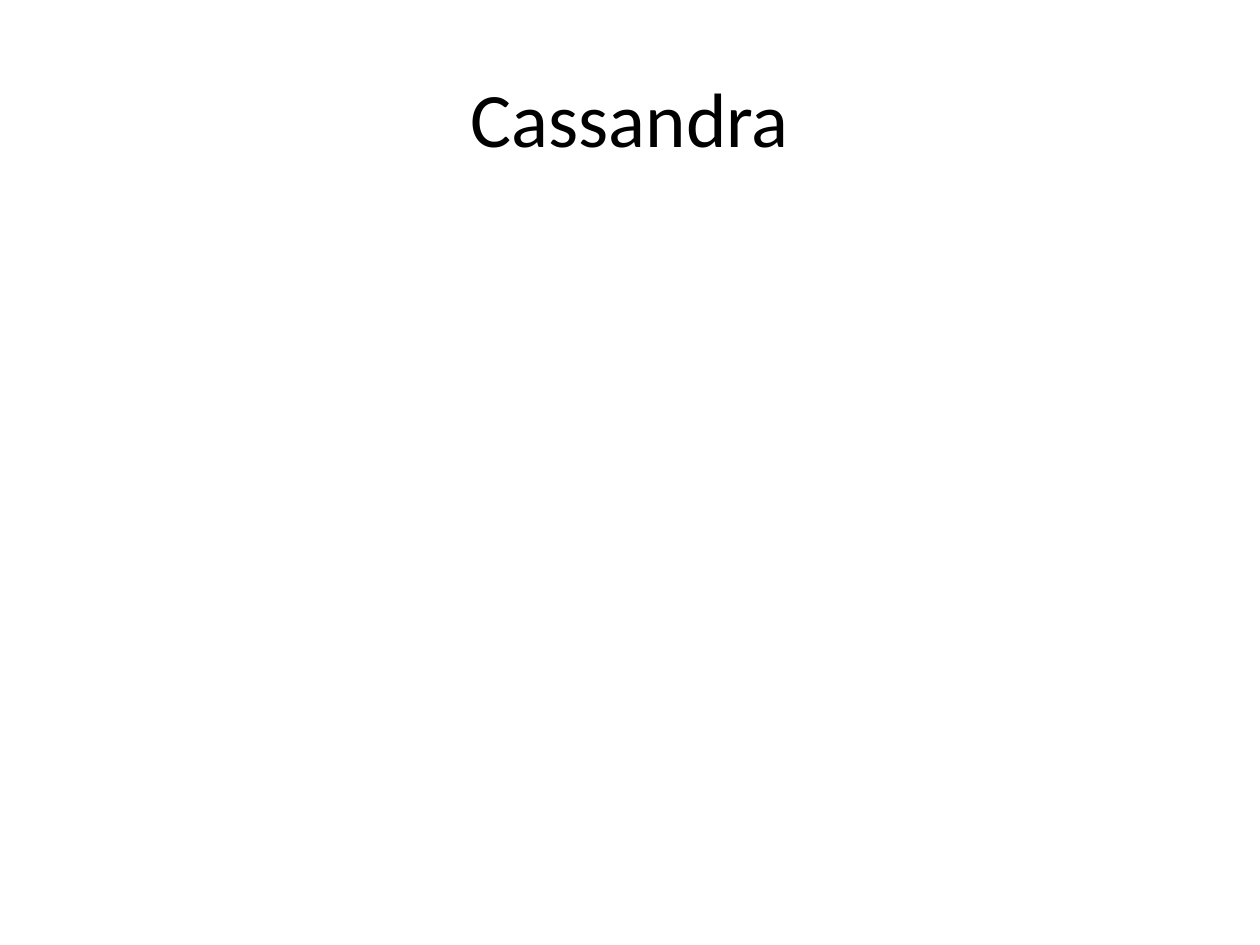
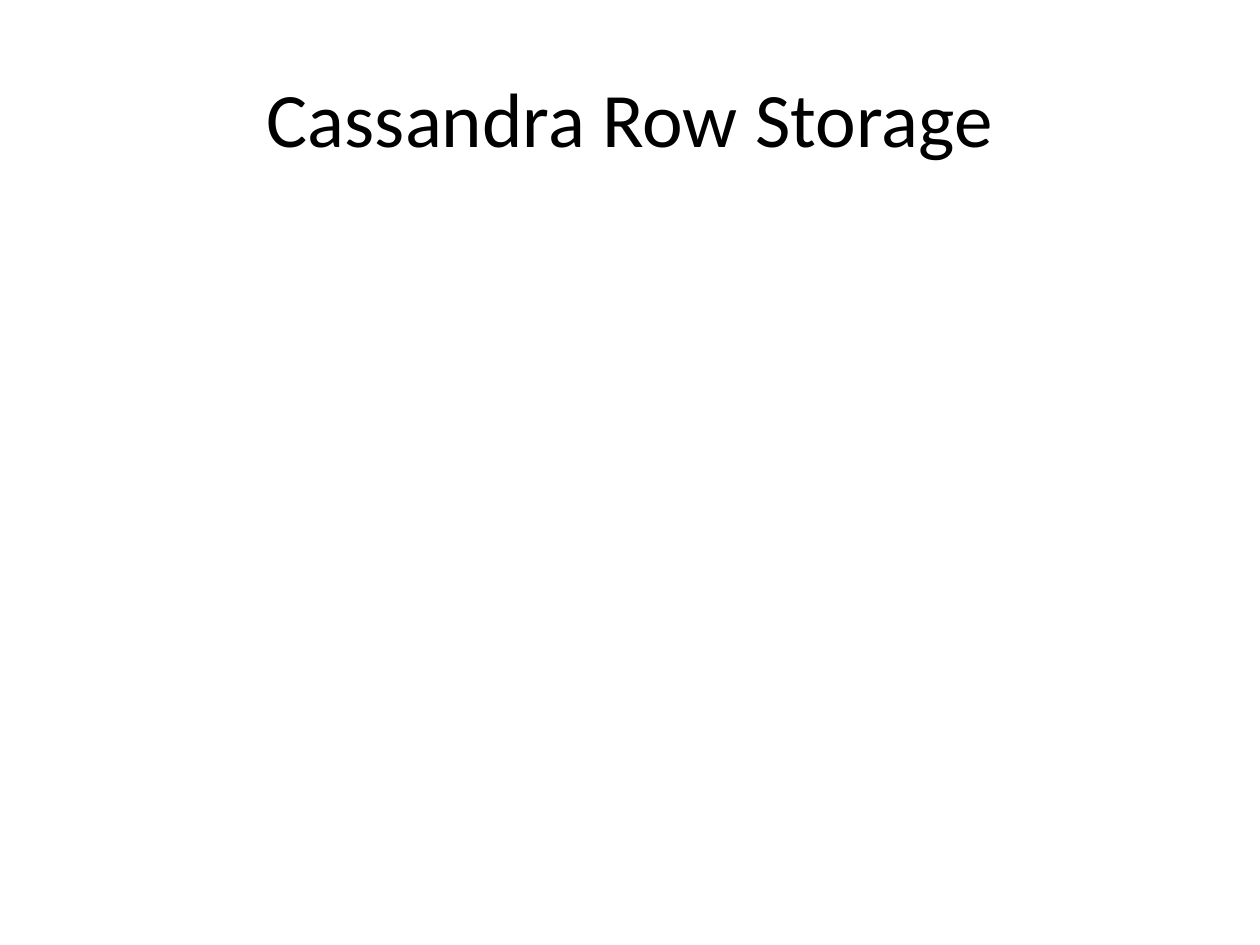
Before and after one commit to alexdgarland/database-demos, a slide deck: slide 42 of Slides/Not Only SQL - Picking A Database for DotNET.pptx (slide 39 before the commit). Drawn at 1260x945 pixels with LibreOffice and Linux fonts; fonts in the diff are those of the drawing. Boxes give left, top, right and bottom in pixels: in the first picture for what was removed or moved away, otherwise in the second. Text is boxed around its words. In the diff, an @@ line names an element or a change of style, - is before the commit and + after.

```diff
--- a/Slides/Not Only SQL - Picking A Database for DotNET.pptx
+++ b/Slides/Not Only SQL - Picking A Database for DotNET.pptx
@@ title at [267, 93, 992, 161]: text changed @@
-Cassandra
+Cassandra Row Storage
```
Also in this commit, not shown: 7 other slides changed, 6 slides added, 1 slide removed.
